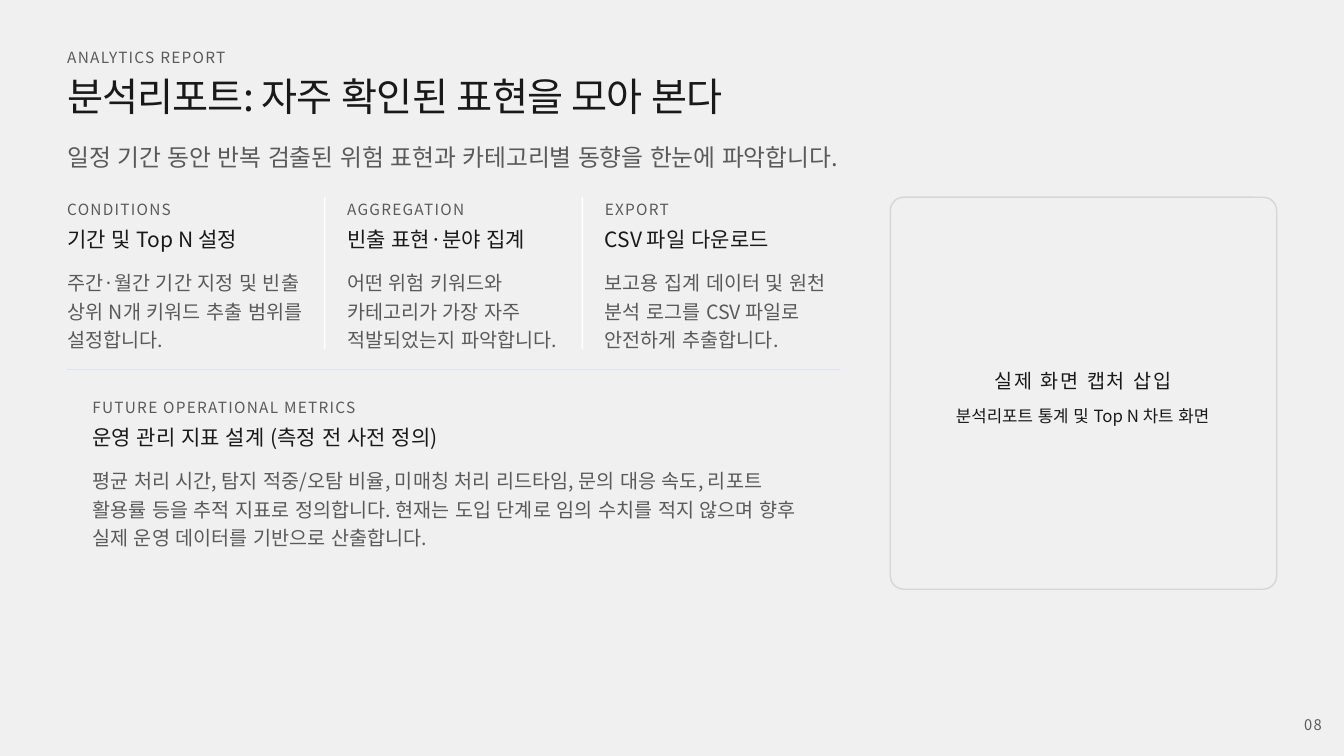
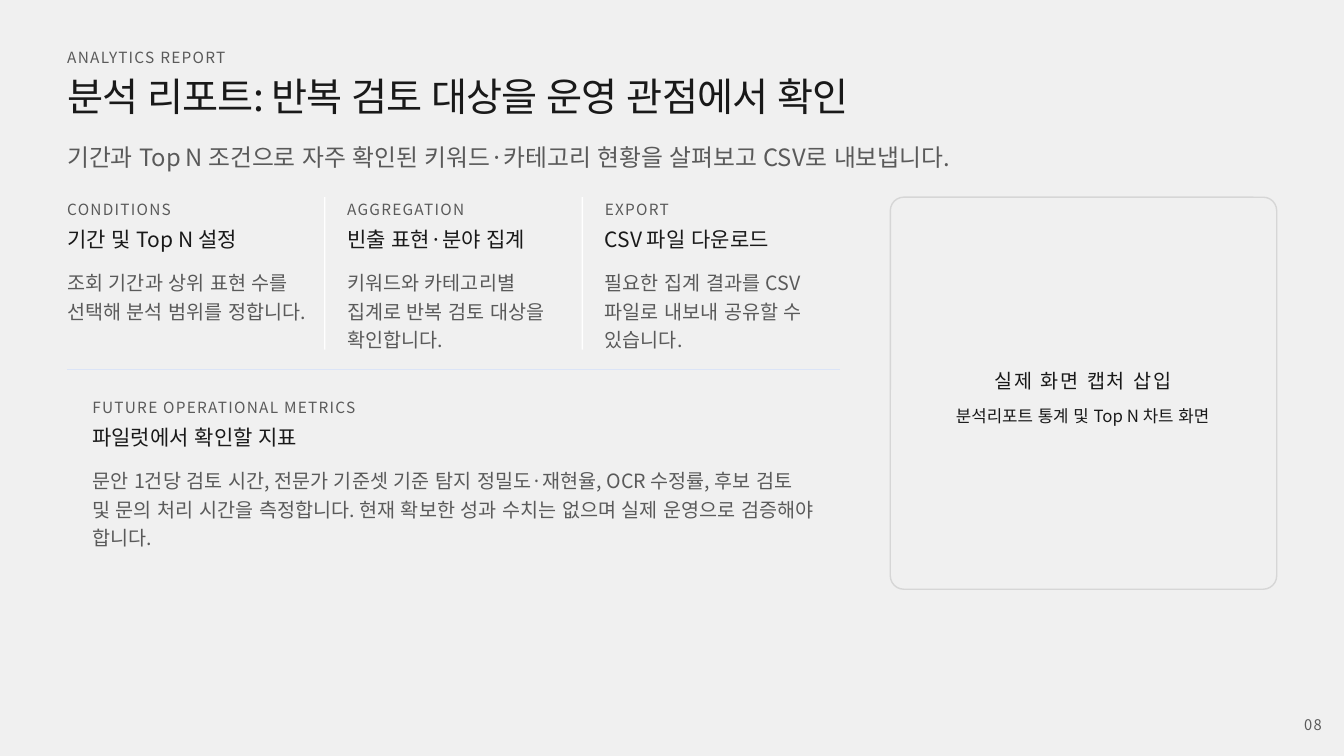
Before and after one commit to rlawlsgura-stack/keyword-risk-analyzer, a slide deck: slide 8 of docs/portfolio/keyword-risk-analyzer-blue-template-style.pptx. Drawn at 1344x756 pixels with LibreOffice and Linux fonts; fonts in the diff are those of the drawing; background and template pictures are left out. Boxes give left, top, right and bottom in pixels: in the first picture for what was removed or moved away, otherwise in the second. Text is boxed around its words. In the diff, an @@ line names an element or a change of style, - is before the commit and + after.

```diff
--- a/docs/portfolio/keyword-risk-analyzer-blue-template-style.pptx
+++ b/docs/portfolio/keyword-risk-analyzer-blue-template-style.pptx
@@ text at (67, 78, 848, 114): text changed @@
-분석리포트: 자주 확인된 표현을 모아 본다
+분석 리포트: 반복 검토 대상을 운영 관점에서 확인
@@ text at (67, 146, 950, 172): text changed @@
-일정 기간 동안 반복 검출된 위험 표현과 카테고리별 동향을 한눈에 파악합니다.
+기간과 Top N 조건으로 자주 확인된 키워드·카테고리 현황을 살펴보고 CSV로 내보냅니다.
@@ text at (67, 274, 306, 321): text changed @@
-주간·월간 기간 지정 및 빈출 상위 N개 키워드 추출 범위를 설정합니다.
+조회 기간과 상위 표현 수를 선택해 분석 범위를 정합니다.
@@ text at (347, 274, 544, 349): text changed @@
-어떤 위험 키워드와 카테고리가 가장 자주 적발되었는지 파악합니다.
+키워드와 카테고리별 집계로 반복 검토 대상을 확인합니다.
@@ text at (605, 274, 802, 349): text changed @@
-보고용 집계 데이터 및 원천 분석 로그를 CSV 파일로 안전하게 추출합니다.
+필요한 집계 결과를 CSV 파일로 내보내 공유할 수 있습니다.
@@ text at (92, 427, 298, 447): text changed @@
-운영 관리 지표 설계 (측정 전 사전 정의)
+파일럿에서 확인할 지표
@@ text at (92, 472, 814, 547): text changed @@
-평균 처리 시간, 탐지 적중/오탐 비율, 미매칭 처리 리드타임, 문의 대응 속도, 리포트 활용률 등을 추적 지표로 정의합니다. 현재는 도입 단계로 임의 수치를 적지 않으며 향후 실제 운영 데이터를 기반으로 산출합니다.
+문안 1건당 검토 시간, 전문가 기준셋 기준 탐지 정밀도·재현율, OCR 수정률, 후보 검토 및 문의 처리 시간을 측정합니다. 현재 확보한 성과 수치는 없으며 실제 운영으로 검증해야 합니다.
```
Also in this commit, not shown: 9 other slides changed, 1 other file.
